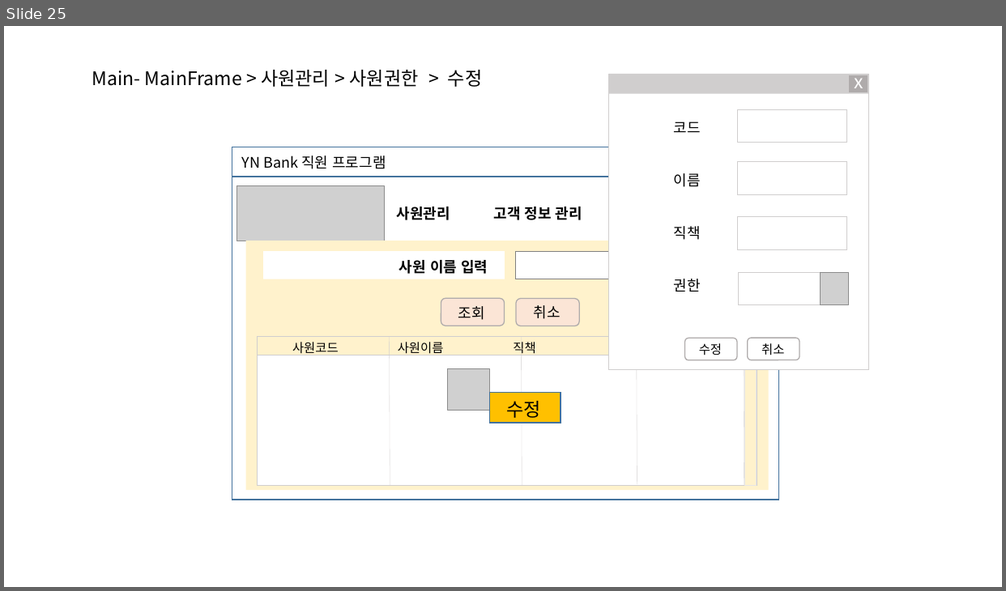
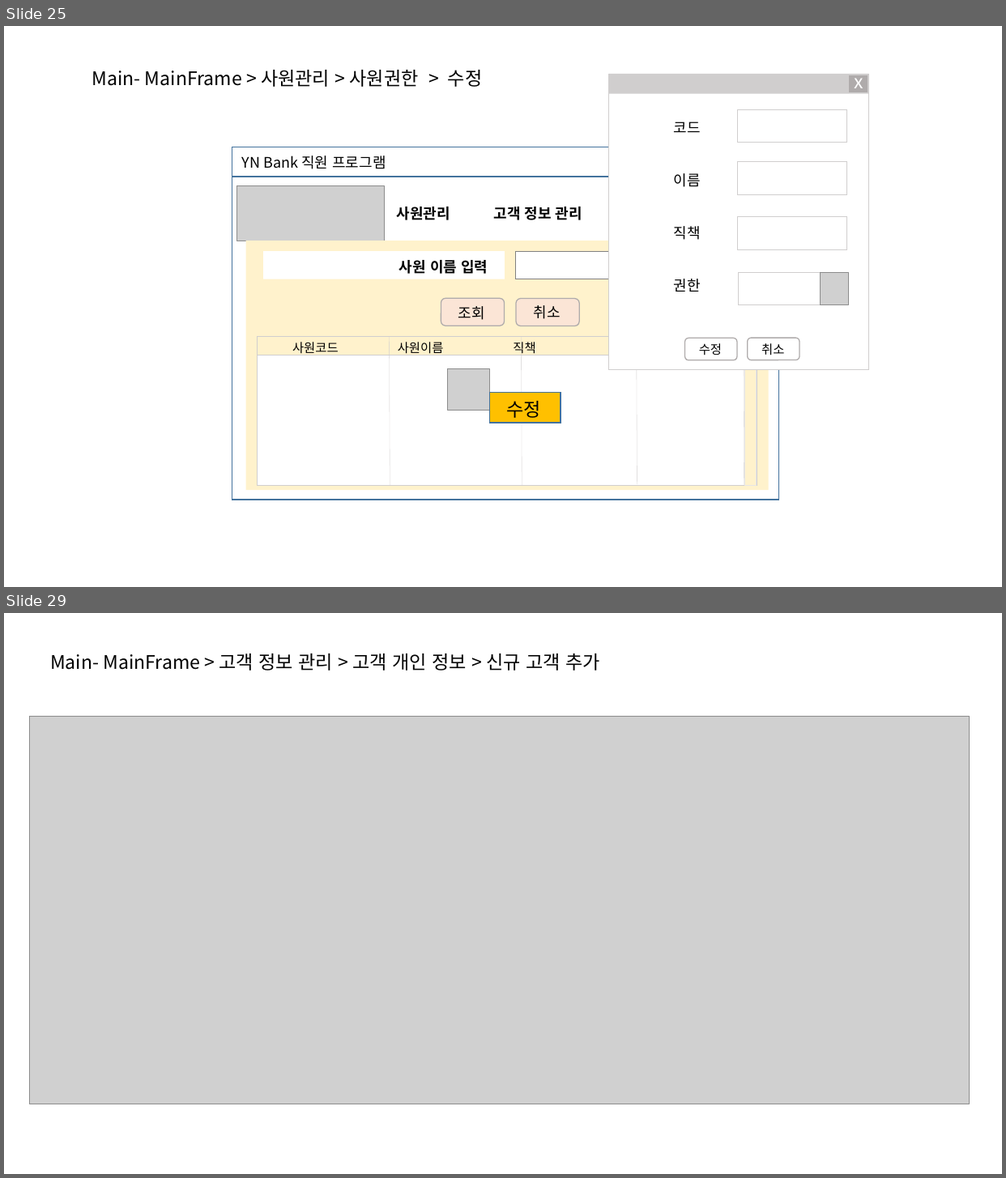
Before and after one commit to DaeguIT-MinSuKim/yi_java3st_2team, a slide deck: file/NEW UI 설계화면.pptx. Shown one above the other, each under a label of ours: slide 25 before the commit, slides 25 and 29 after it; the slides between them are not shown. The pictures are 1006x591 and 1006x1178 pixels, drawn with LibreOffice and Linux fonts; fonts in the diff are those of the drawing; grey boxes stand for pictures; background and template pictures are left out. Boxes give left, top, right and bottom in pixels: in the first picture for what was removed or moved away, otherwise in the second. Text is boxed around its words. In the diff, an @@ line names an element or a change of style, - is before the commit and + after.

Commit message:
고객팀 / 1. UI 설계화면 작성 2. 화면 설계 작성 3. 고객개인정보, 상품 추가시 중복체크 기능 추가

```diff
--- a/file/NEW UI 설계화면.pptx
+++ b/file/NEW UI 설계화면.pptx
@@ slide 29 added at (4,613,1002,1174), background #FFFFFF @@
@@ text added at (50,653,600,671), 18 pt, text #000000 @@
+Main- MainFrame > 고객 정보 관리 > 고객 개인 정보 > 신규 고객 추가
@@ picture added at (30,717,970,1105) @@
```
Also in this commit, not shown: 20 other slides added, 11 other files.
